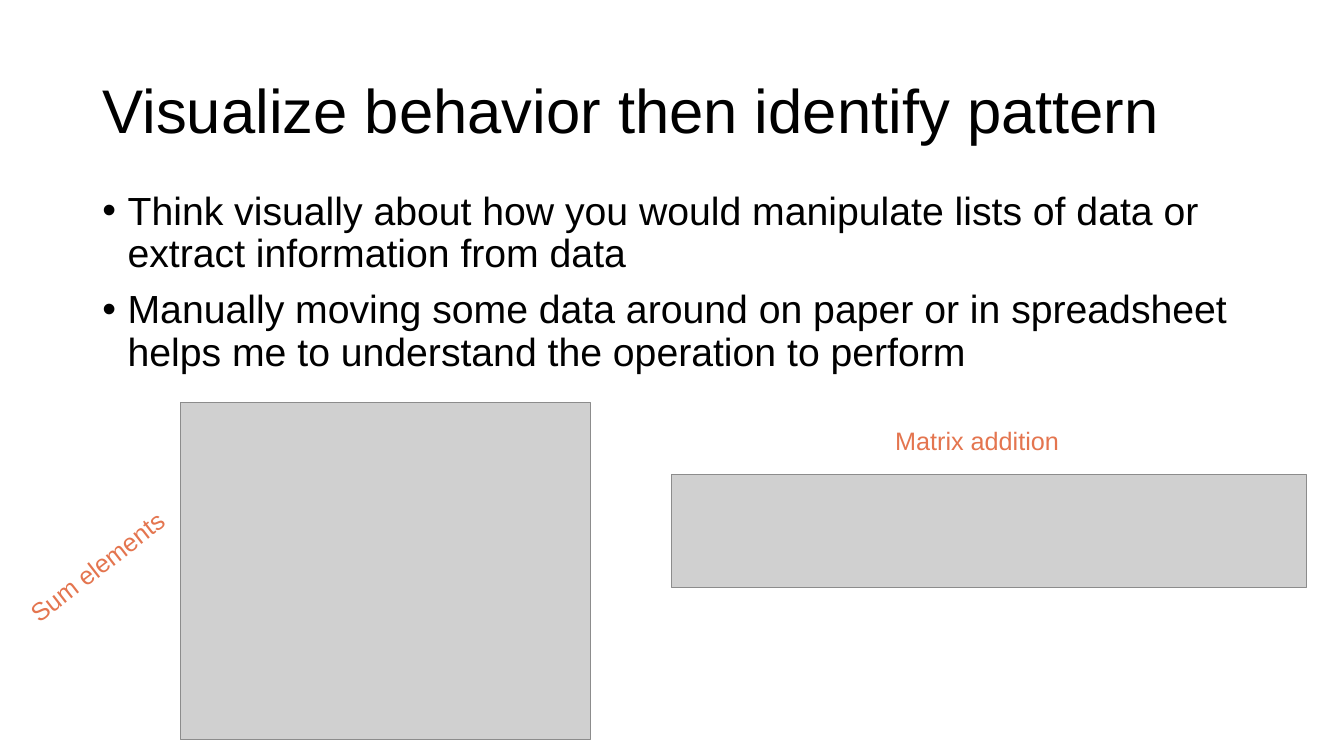
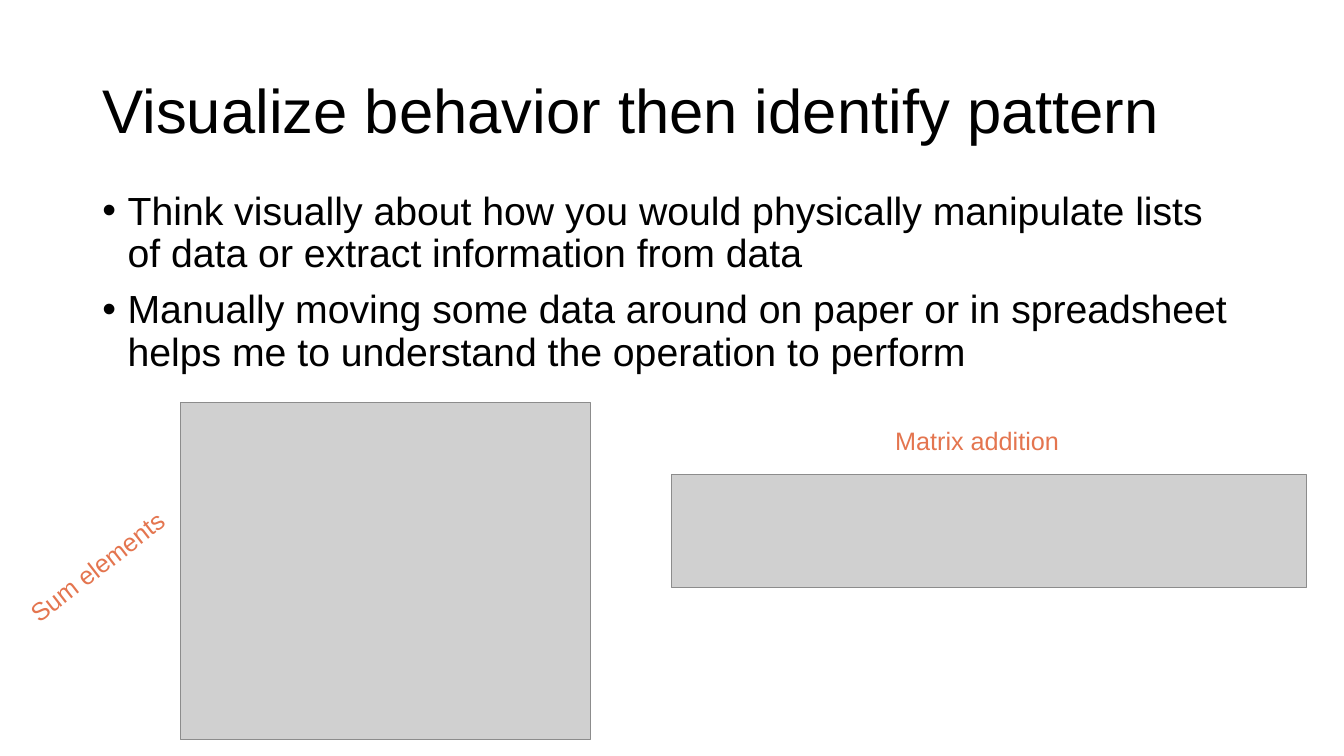
Before and after one commit to parrt/msds501, a slide deck: slide 8 of slides/programming-patterns.pptx. Drawn at 1344x756 pixels with LibreOffice and Linux fonts; fonts in the diff are those of the drawing; grey boxes stand for pictures; background and template pictures are left out. Boxes give left, top, right and bottom in pixels: in the first picture for what was removed or moved away, otherwise in the second. Text is boxed around its words. In the diff, an @@ line names an element or a change of style, - is before the commit and + after.

```diff
--- a/slides/programming-patterns.pptx
+++ b/slides/programming-patterns.pptx
@@ text at [128,196,1202,268]: text changed @@
-• Think visually about how you would manipulate lists of data or extract information from data
+• Think visually about how you would physically manipulate lists of data or extract information from data
```
Also in this commit, not shown: 11 other slides changed, 1 other file.
